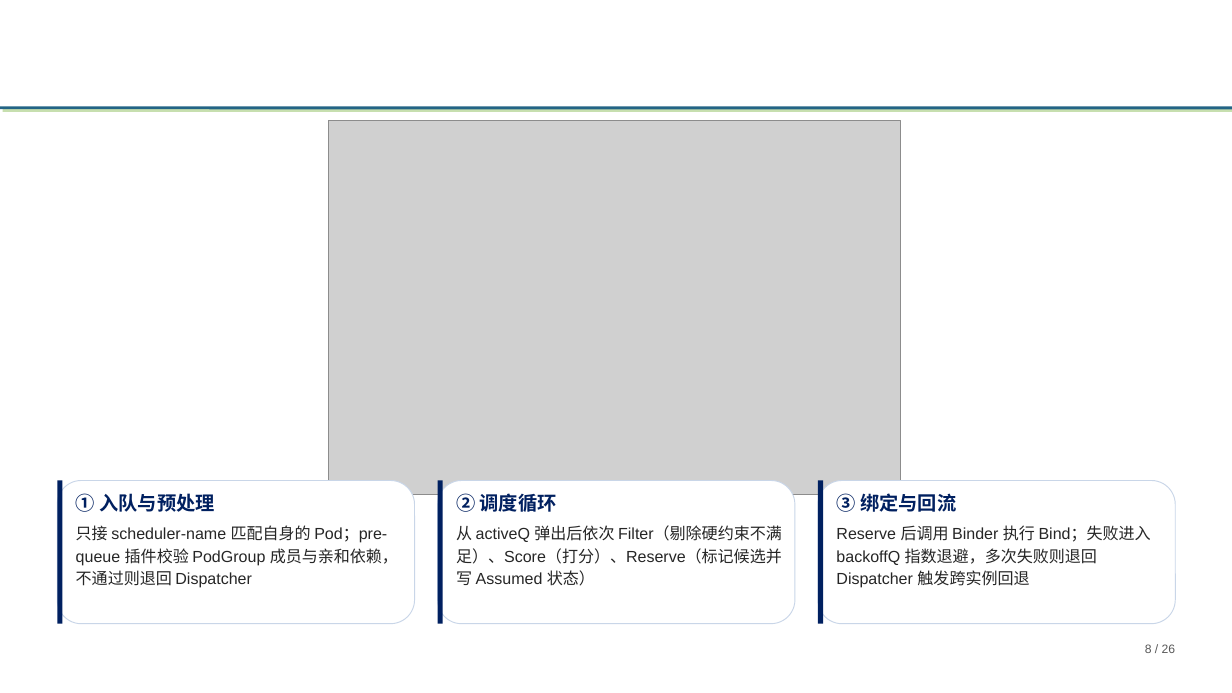
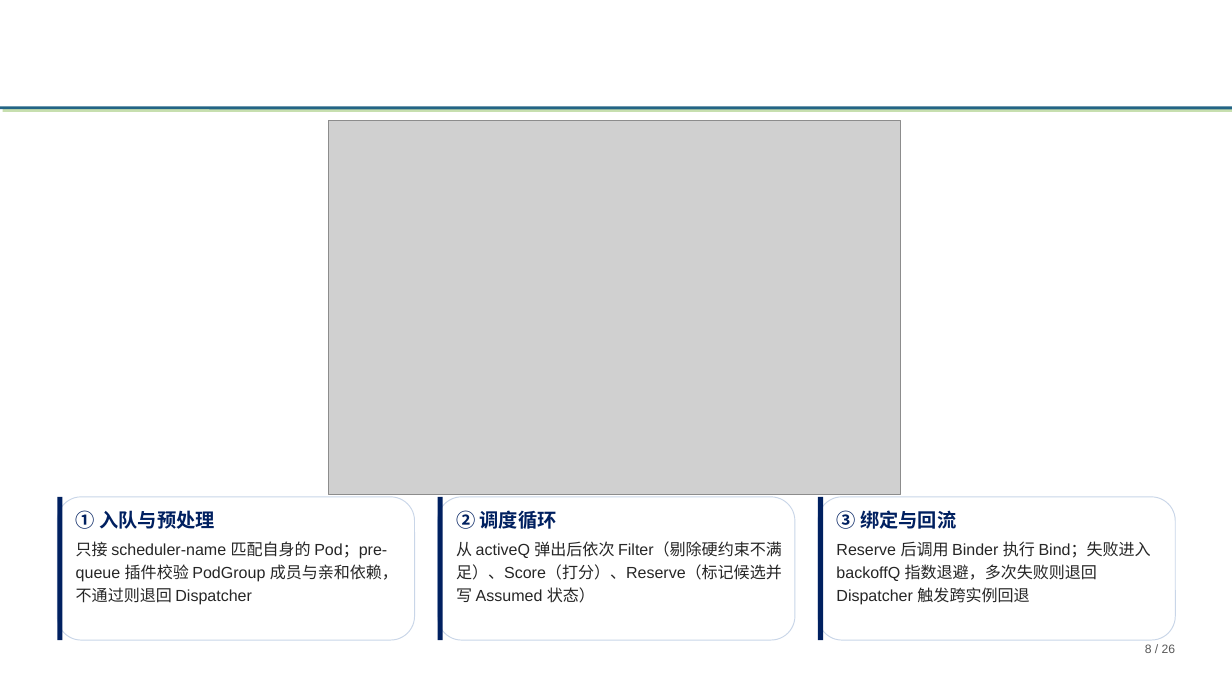
Before and after one commit to tengfei86/godel-scheduler, a slide deck: slide 8 of docs/thesis/defense/基于etcd的分布式Kubernetes调度器研究与实现-高铜.pptx. Drawn at 1232x693 pixels with LibreOffice and Linux fonts; fonts in the diff are those of the drawing; grey boxes stand for pictures; background and template pictures are left out. Boxes give left, top, right and bottom in pixels: in the first picture for what was removed or moved away, otherwise in the second. Text is boxed around its words. In the diff, an @@ line names an element or a change of style, - is before the commit and + after.

```diff
--- a/docs/thesis/defense/基于etcd的分布式Kubernetes调度器研究与实现-高铜.pptx
+++ b/docs/thesis/defense/基于etcd的分布式Kubernetes调度器研究与实现-高铜.pptx
@@ 3 texts, 3 rounded rectangles, 3 rectangles: place and size @@
-3 texts, 3 rounded rectangles, 3 rectangles at [57, 481, 1176, 624]
+3 texts, 3 rounded rectangles, 3 rectangles at [57, 497, 1176, 640]
```
Also in this commit, not shown: 1 other slide changed.
